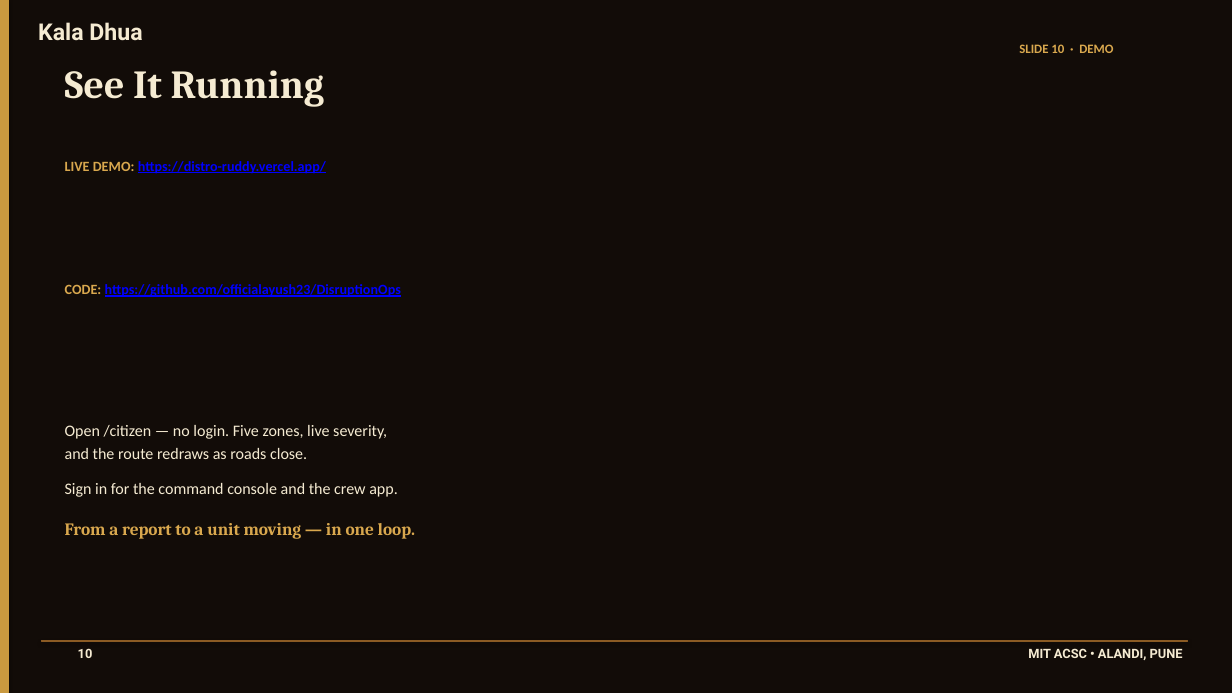
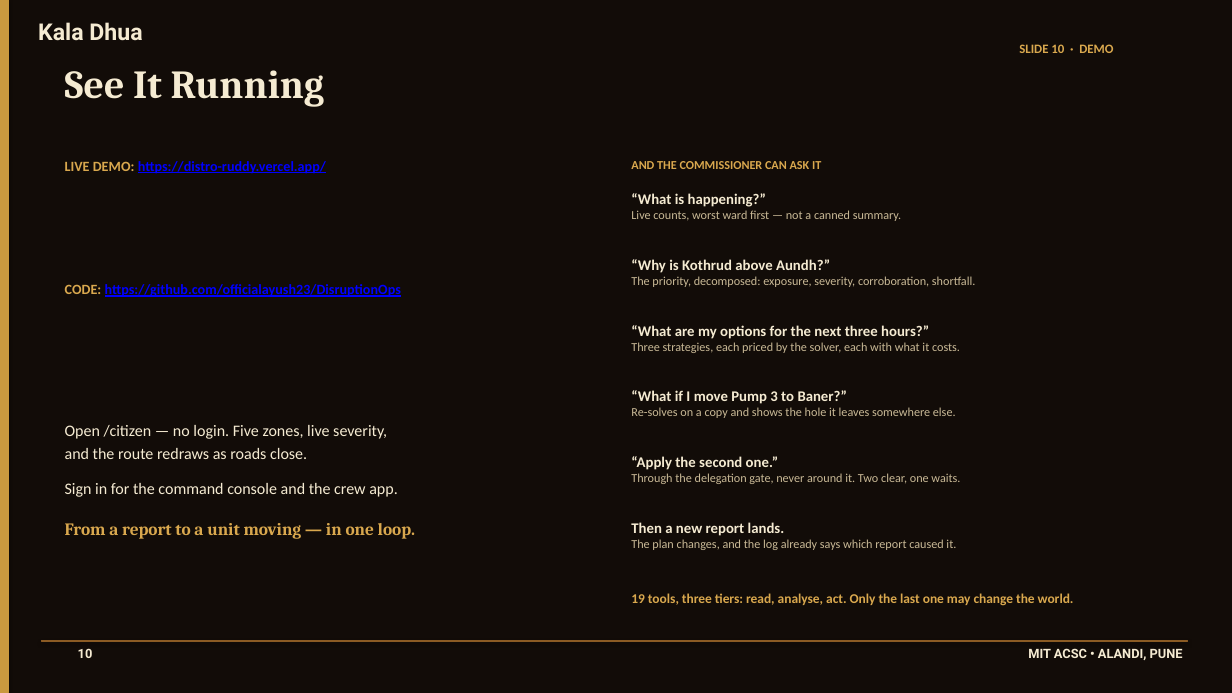
Before and after one commit to officialayush23/DisruptionOps, a slide deck: slide 11 of docs/DisruptionOps - Kurukshetra 2.0 Hackfest.pptx (slide 10 before the commit). Drawn at 1232x693 pixels with LibreOffice and Linux fonts; fonts in the diff are those of the drawing. Boxes give left, top, right and bottom in pixels: in the first picture for what was removed or moved away, otherwise in the second. Text is boxed around its words. In the diff, an @@ line names an element or a change of style, - is before the commit and + after.

```diff
--- a/docs/DisruptionOps - Kurukshetra 2.0 Hackfest.pptx
+++ b/docs/DisruptionOps - Kurukshetra 2.0 Hackfest.pptx
@@ text added at [631, 161, 821, 169], 9.5 pt, text #D9A84E, bold @@
+AND THE COMMISSIONER CAN ASK IT
@@ text added at [631, 193, 901, 221], 9.5 pt, text #C9B996 @@
+“What is happening?”
+Live counts, worst ward first — not a canned summary.
@@ text added at [631, 259, 975, 287], 9.5 pt, text #C9B996 @@
+“Why is Kothrud above Aundh?”
+The priority, decomposed: exposure, severity, corroboration, shortfall.
@@ text added at [631, 325, 960, 353], 9.5 pt, text #C9B996 @@
+“What are my options for the next three hours?”
+Three strategies, each priced by the solver, each with what it costs.
@@ text added at [631, 390, 956, 418], 9.5 pt, text #C9B996 @@
+“What if I move Pump 3 to Baner?”
+Re-solves on a copy and shows the hole it leaves somewhere else.
@@ text added at [631, 456, 960, 484], 9.5 pt, text #C9B996 @@
+“Apply the second one.”
+Through the delegation gate, never around it. Two clear, one waits.
@@ text added at [631, 522, 956, 550], 9.5 pt, text #C9B996 @@
+Then a new report lands.
+The plan changes, and the log already says which report caused it.
@@ text added at [631, 593, 1074, 606], 10.5 pt, text #D9A84E, bold @@
+19 tools, three tiers: read, analyse, act. Only the last one may change the world.
```
Also in this commit, not shown: 8 other slides changed, 1 slide added, 6 other files.
